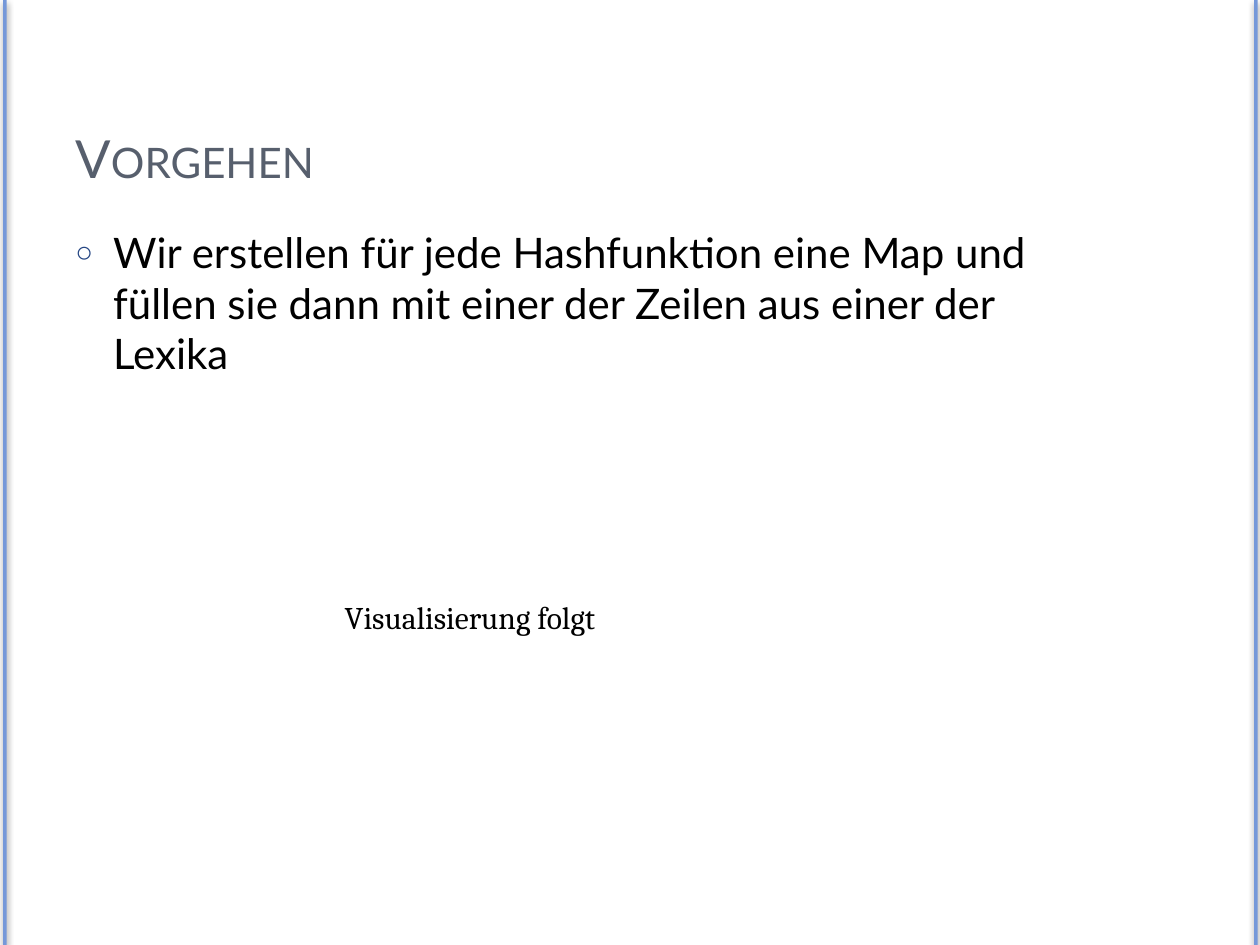
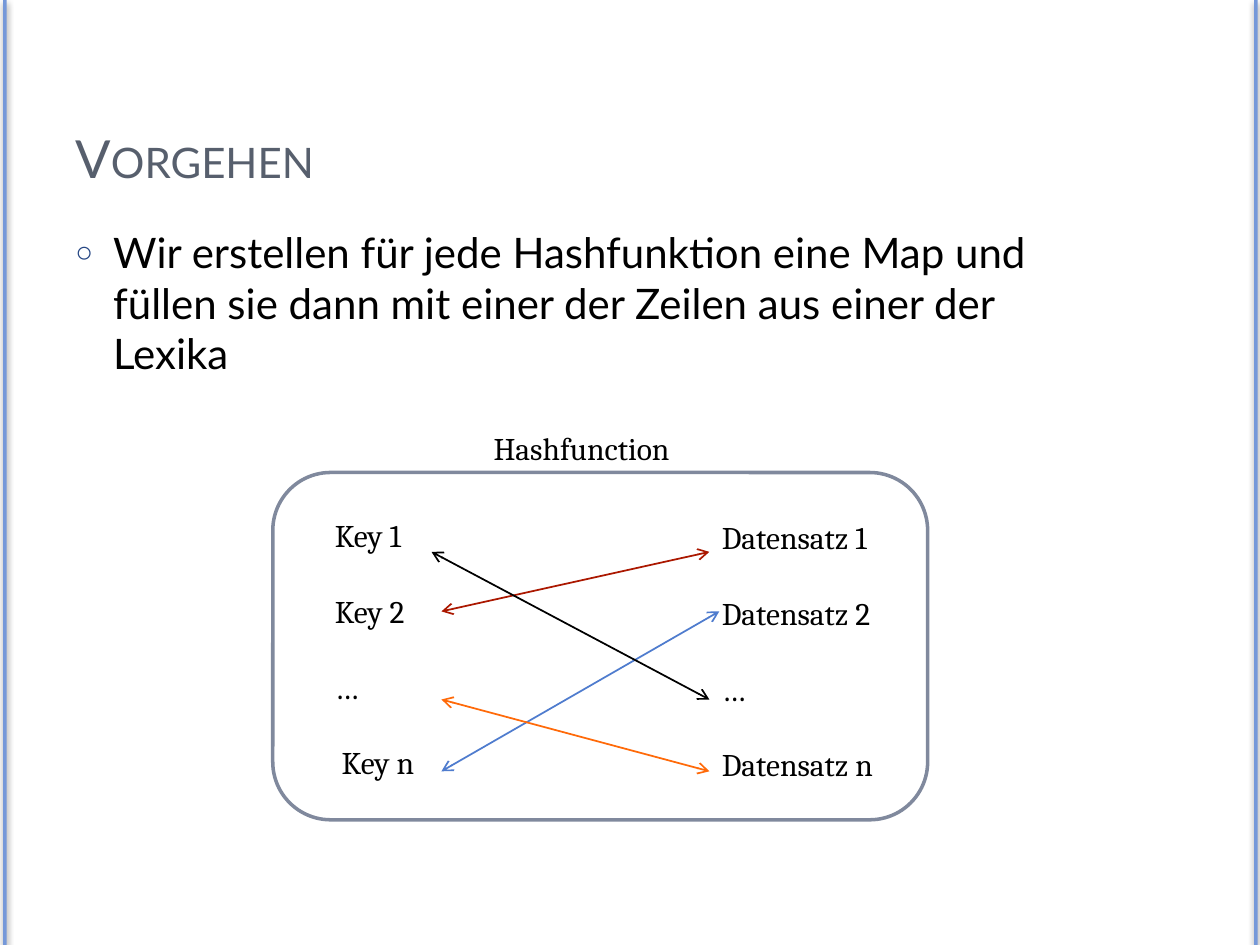
Before and after one commit to Exa-THM/HashTesting, a slide deck: slide 7 of Presentation/exa-hashes.pptx. Drawn at 1260x945 pixels with LibreOffice and Linux fonts; fonts in the diff are those of the drawing. Boxes give left, top, right and bottom in pixels: in the first picture for what was removed or moved away, otherwise in the second. Text is boxed around its words. In the diff, an @@ line names an element or a change of style, - is before the commit and + after.

```diff
--- a/Presentation/exa-hashes.pptx
+++ b/Presentation/exa-hashes.pptx
@@ text added at <box>494,437,670,461</box>, 18 pt, text #000000 @@
+Hashfunction
@@ rounded rectangle added at <box>273,472,929,820</box>, outline #818A9E 2 pt @@
@@ text added at <box>335,526,415,781</box>, 18 pt, text #000000 @@
+Key 1
+Key 2
+…
+Key n
@@ text added at <box>722,528,873,777</box>, 18 pt, text #000000 @@
+Datensatz 1
+Datensatz 2
+…
+Datensatz n
@@ double arrow added from (709, 699) to (432, 552), #000000 1 pt @@
@@ double arrow added from (709, 552) to (441, 611), #AC1800 1 pt @@
@@ text removed at <box>345,606,595,636</box> @@
-Visualisierung folgt
@@ double arrow added from (719, 611) to (441, 771), #4F7CCF 1 pt @@
@@ double arrow added from (709, 771) to (441, 699), #FF6B0A 1 pt @@
```
Also in this commit, not shown: 11 other slides changed, 1 other file.
